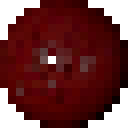
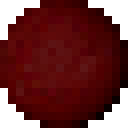
Layers edited between the first and the second 128 x 128 image:
painted on "scp_018.png" over [16, 32, 96, 104]
